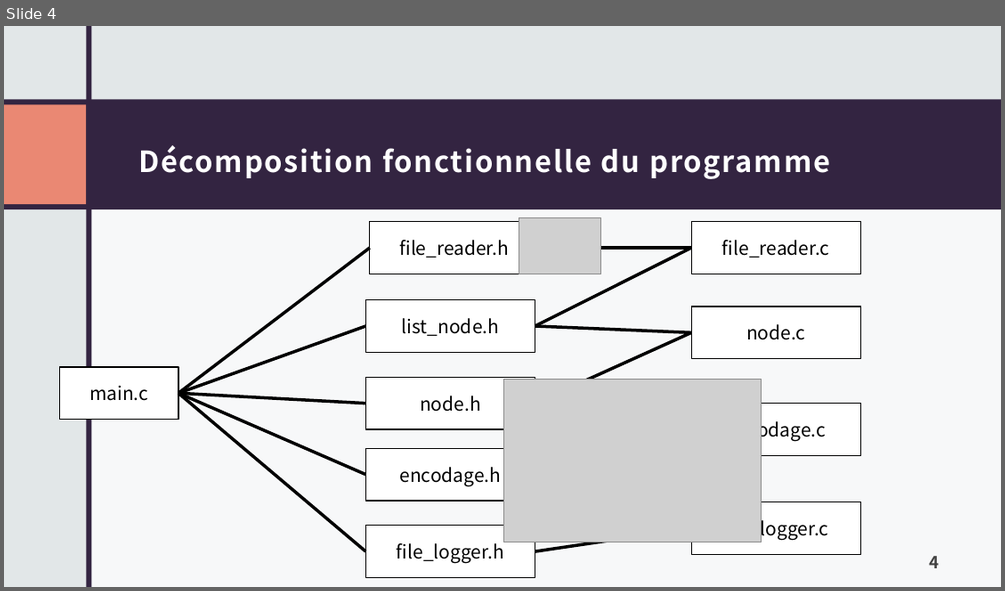
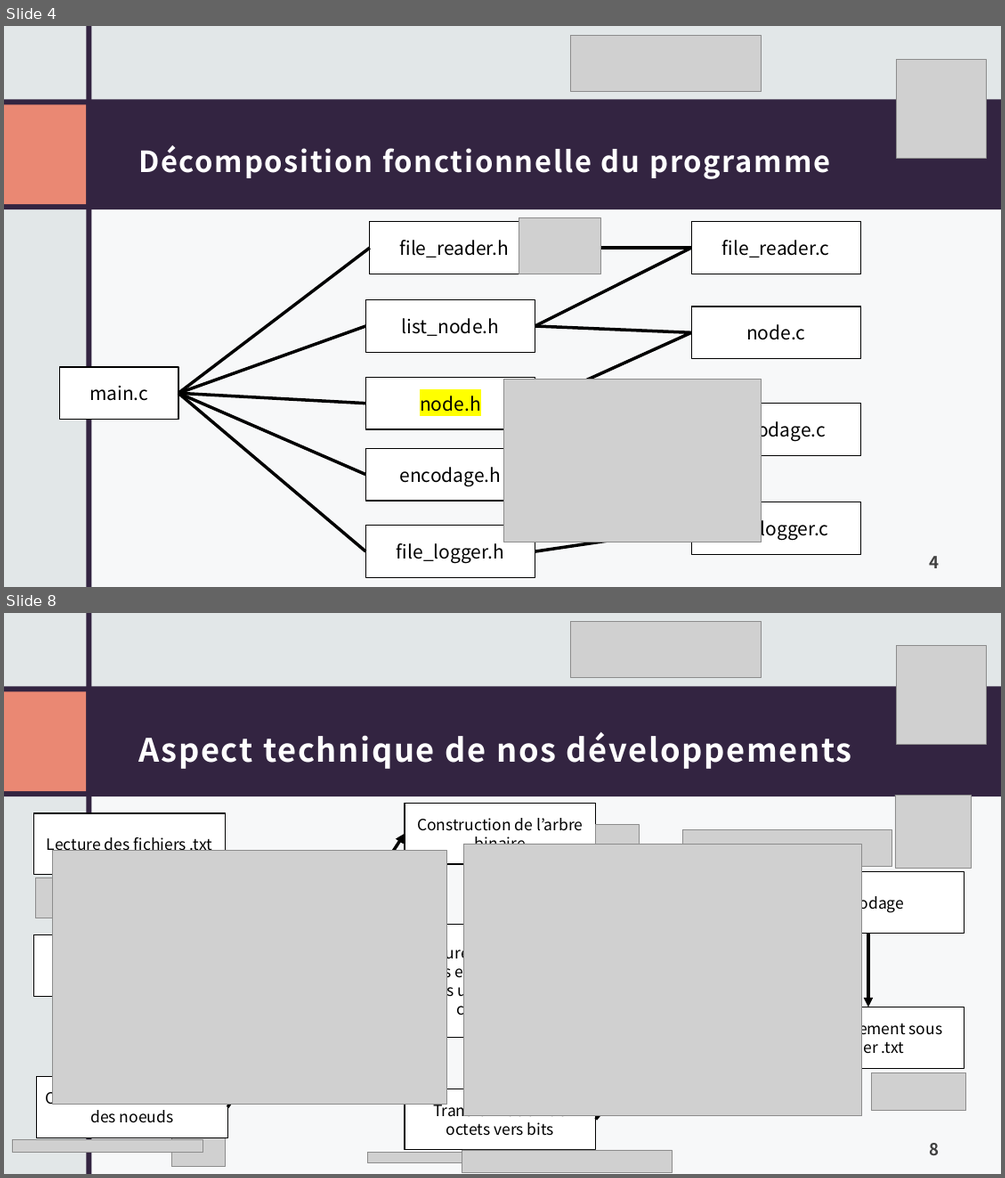
Before and after one commit to Mathieu-Lin/Huffman-Decodage, a slide deck: PresentationHuffmanDecodage.pptx. Shown one above the other, each under a label of ours: slide 4 before the commit, slides 4 and 8 after it; the slides between them are not shown. The pictures are 1005x591 and 1005x1178 pixels, drawn with LibreOffice and Linux fonts; fonts in the diff are those of the drawing; grey boxes stand for pictures. Boxes give left, top, right and bottom in pixels: in the first picture for what was removed or moved away, otherwise in the second. Text is boxed around its words. In the diff, an @@ line names an element or a change of style, - is before the commit and + after.

```diff
--- a/PresentationHuffmanDecodage.pptx
+++ b/PresentationHuffmanDecodage.pptx
@@ slide 8 added at <box>4,613,1001,1174</box>, background #E2E7E8; not listed: 2 template elements that a slide beside it also shows @@
@@ rectangle added at <box>4,613,1001,1174</box>, fill #E2E7E8 @@
@@ rectangle added at <box>87,613,92,1174</box>, fill #332441 @@
@@ picture added at <box>571,621,761,677</box> @@
@@ picture added at <box>897,646,986,745</box> @@
@@ rectangle added at <box>4,686,1001,796</box>, fill #332441 @@
@@ rectangle added at <box>4,691,86,791</box>, fill #EA8873 @@
@@ title added at <box>138,732,852,769</box>, 31 pt, text #FFFFFF, bold @@
+Aspect technique de nos développements
@@ rectangle added at <box>89,787,1001,1174</box>, fill #FFFFFF at 75% opacity @@
@@ picture added at <box>896,795,971,868</box> @@
@@ rectangle added at <box>34,813,226,875</box>, fill #FFFFFF, outline #000000 1 pt, 15 pt, text #000000 @@
+Lecture des fichiers .txt
@@ rectangle added at <box>404,803,596,864</box>, fill #FFFFFF, outline #000000 1 pt, 15 pt, text #000000 @@
+Construction de l’arbre binaire
@@ picture added at <box>596,825,638,866</box> @@
@@ picture added at <box>53,850,446,1103</box> @@
@@ arrow added from (227, 1107) to (404, 834), #000000 3 pt @@
@@ picture added at <box>463,844,862,1116</box> @@
@@ picture added at <box>682,829,891,866</box> @@
@@ picture added at <box>35,877,89,918</box> @@
@@ rectangle added at <box>773,872,964,933</box>, fill #FFFFFF, outline #000000 1 pt, 15 pt, text #000000 @@
+Decodage
@@ arrow added from (596, 1119) to (773, 902), #000000 3 pt @@
@@ rectangle added at <box>398,925,590,1038</box>, fill #FFFFFF, outline #000000 1 pt, 15 pt, text #000000 @@
+Lecture du fichier .bin puis enregistrement sous une chaine des caractères
@@ rectangle added at <box>34,934,226,996</box>, fill #FFFFFF, outline #000000 1 pt @@
@@ arrow added from (868, 933) to (868, 1007), #000000 3 pt @@
@@ rectangle added at <box>773,1007,964,1069</box>, fill #FFFFFF, outline #000000 1 pt, 15 pt, text #000000 @@
+Enregistrement sous fichier .txt
@@ rectangle added at <box>36,1077,227,1138</box>, fill #FFFFFF, outline #000000 1 pt, 15 pt, text #000000 @@
+Construction d’une liste des noeuds
@@ rectangle added at <box>404,1088,596,1150</box>, fill #FFFFFF, outline #000000 1 pt, 15 pt, text #000000 @@
+Transformation de octets vers bits
@@ picture added at <box>872,1073,966,1111</box> @@
@@ picture added at <box>12,1140,203,1152</box> @@
@@ picture added at <box>171,1132,226,1167</box> @@
@@ page number added at <box>930,1143,939,1156</box>, 16 pt, text #404040, bold @@
+8
@@ picture added at <box>367,1152,462,1163</box> @@
@@ picture added at <box>462,1150,672,1173</box> @@
@@ slide 4 changed as well @@
@@ picture added at <box>571,35,761,91</box> @@
@@ picture added at <box>897,60,986,159</box> @@
@@ rectangle "node.h" at <box>366,377,535,429</box>: highlight none to #FFFF00 @@
```
Also in this commit, not shown: 4 other slides changed, 16 other slides added, 14 other files.
